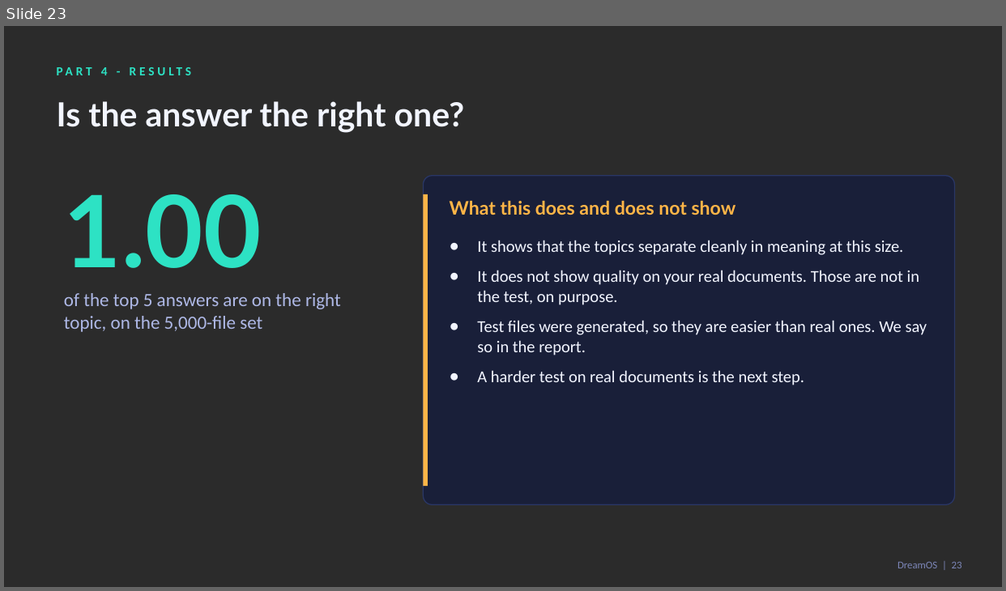
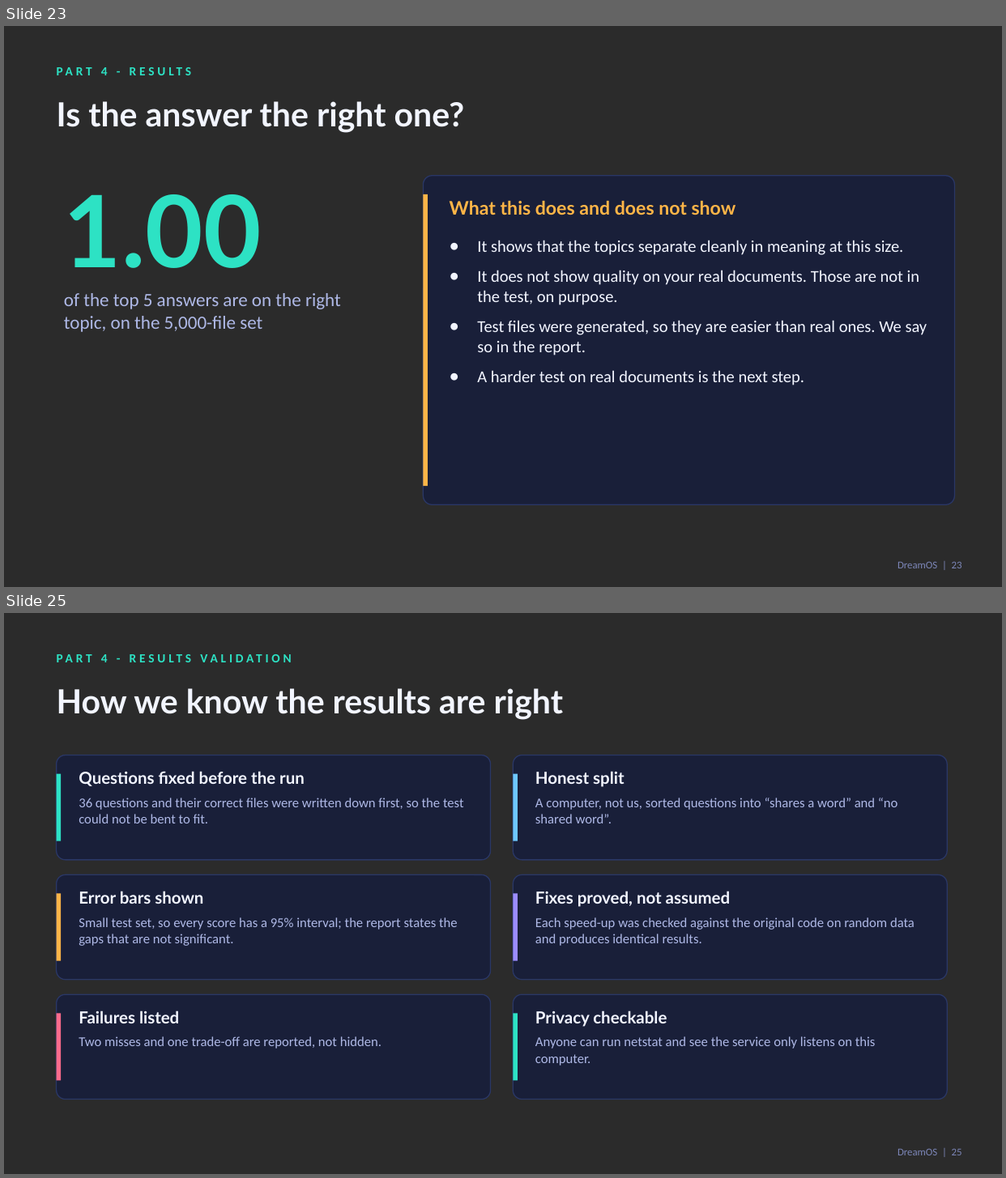
Before and after one commit to zaidwhy/dreamos-college-project, a slide deck: docs/deck/DreamOS-Final-Monitoring.pptx. Shown one above the other, each under a label of ours: slide 23 before the commit, slides 23 and 25 after it; the slides between them are not shown. The pictures are 1006x591 and 1006x1178 pixels, drawn with LibreOffice and Linux fonts; fonts in the diff are those of the drawing; background and template pictures are left out; a plain dark background stands for a picture behind light text. Boxes give left, top, right and bottom in pixels: in the first picture for what was removed or moved away, otherwise in the second. Text is boxed around its words. In the diff, an @@ line names an element or a change of style, - is before the commit and + after.

Commit message:
Monitoring pack: final deck with results validation and individual contribution, report appendix D, checklist, demo script update

```diff
--- a/docs/deck/DreamOS-Final-Monitoring.pptx
+++ b/docs/deck/DreamOS-Final-Monitoring.pptx
@@ slide 25 added at (x1=4, y1=613, x2=1002, y2=1174), background picture (left out) @@
@@ text added at (x1=101, y1=654, x2=108, y2=662), 12 pt, text #2DE2C4, bold @@
+PART 4 - RESULTS VALIDATION
@@ text added at (x1=57, y1=688, x2=564, y2=720), 32 pt, text #F2F5FF, bold @@
+How we know the results are right
@@ rounded rectangle added at (x1=57, y1=756, x2=491, y2=860), fill #151C3D at 78% opacity, outline #2A3766 1 pt @@
@@ rounded rectangle added at (x1=513, y1=756, x2=948, y2=860), fill #151C3D at 78% opacity, outline #2A3766 1 pt @@
@@ rectangle added at (x1=57, y1=774, x2=61, y2=841), fill #2DE2C4 @@
@@ text added at (x1=79, y1=771, x2=305, y2=786), 16 pt, text #F2F5FF, bold @@
+Questions fixed before the run
@@ rectangle added at (x1=513, y1=774, x2=518, y2=841), fill #6EC8FF @@
@@ text added at (x1=535, y1=771, x2=624, y2=787), 16 pt, text #F2F5FF, bold @@
+Honest split
@@ text added at (x1=79, y1=798, x2=464, y2=824), 13 pt, text #AEB8E6 @@
+36 questions and their correct files were written down first, so the test could not be bent to fit.
@@ text added at (x1=535, y1=798, x2=898, y2=824), 13 pt, text #AEB8E6 @@
+A computer, not us, sorted questions into “shares a word” and “no shared word”.
@@ rounded rectangle added at (x1=57, y1=875, x2=491, y2=980), fill #151C3D at 78% opacity, outline #2A3766 1 pt @@
@@ rounded rectangle added at (x1=513, y1=875, x2=948, y2=980), fill #151C3D at 78% opacity, outline #2A3766 1 pt @@
@@ rectangle added at (x1=57, y1=894, x2=61, y2=961), fill #FFB547 @@
@@ text added at (x1=79, y1=891, x2=203, y2=904), 16 pt, text #F2F5FF, bold @@
+Error bars shown
@@ rectangle added at (x1=513, y1=894, x2=518, y2=961), fill #9B8CFF @@
@@ text added at (x1=535, y1=891, x2=731, y2=907), 16 pt, text #F2F5FF, bold @@
+Fixes proved, not assumed
@@ text added at (x1=79, y1=918, x2=458, y2=946), 13 pt, text #AEB8E6 @@
+Small test set, so every score has a 95% interval; the report states the gaps that are not significant.
@@ text added at (x1=535, y1=918, x2=914, y2=946), 13 pt, text #AEB8E6 @@
+Each speed-up was checked against the original code on random data and produces identical results.
@@ rounded rectangle added at (x1=57, y1=995, x2=491, y2=1100), fill #151C3D at 78% opacity, outline #2A3766 1 pt @@
@@ rounded rectangle added at (x1=513, y1=995, x2=948, y2=1100), fill #151C3D at 78% opacity, outline #2A3766 1 pt @@
@@ rectangle added at (x1=57, y1=1013, x2=61, y2=1081), fill #FF6B8B @@
@@ text added at (x1=79, y1=1011, x2=179, y2=1024), 16 pt, text #F2F5FF, bold @@
+Failures listed
@@ rectangle added at (x1=513, y1=1013, x2=518, y2=1081), fill #2DE2C4 @@
@@ text added at (x1=535, y1=1011, x2=667, y2=1027), 16 pt, text #F2F5FF, bold @@
+Privacy checkable
@@ text added at (x1=79, y1=1037, x2=381, y2=1049), 13 pt, text #AEB8E6 @@
+Two misses and one trade-off are reported, not hidden.
@@ text added at (x1=535, y1=1037, x2=876, y2=1066), 13 pt, text #AEB8E6 @@
+Anyone can run netstat and see the service only listens on this computer.
@@ text added at (x1=897, y1=1149, x2=962, y2=1156), 10 pt, text #7C86B8 @@
+DreamOS | 25
```
Also in this commit, not shown: 9 slides changed, 2 other slides added, 8 other files.
